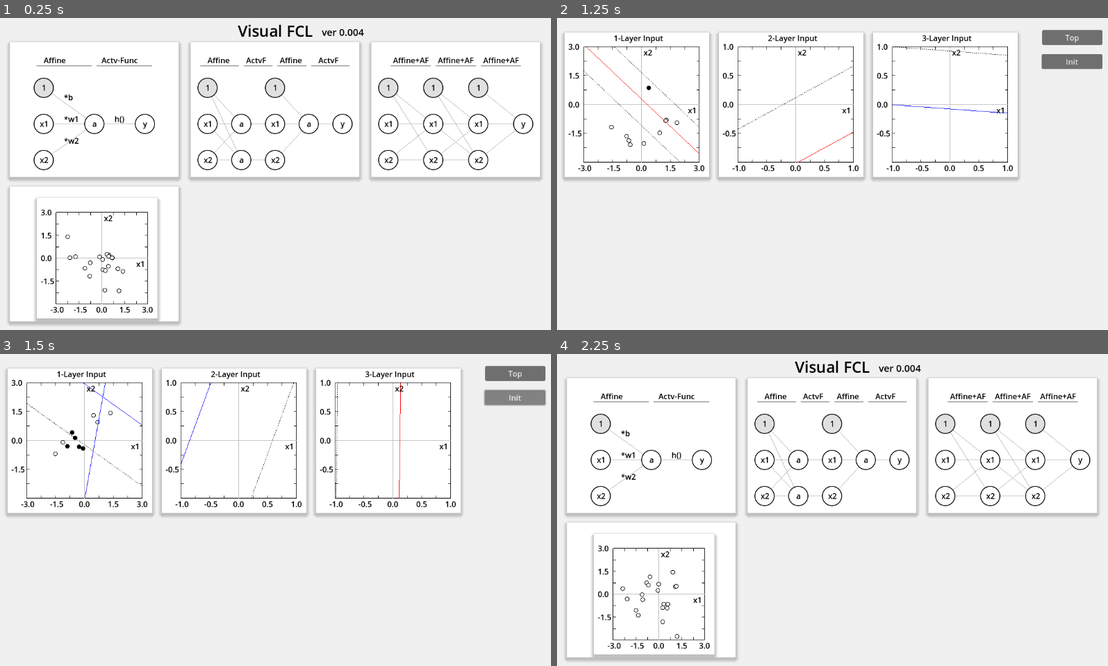
Above: before the commit, frames 1-4 (two rows, left to right).
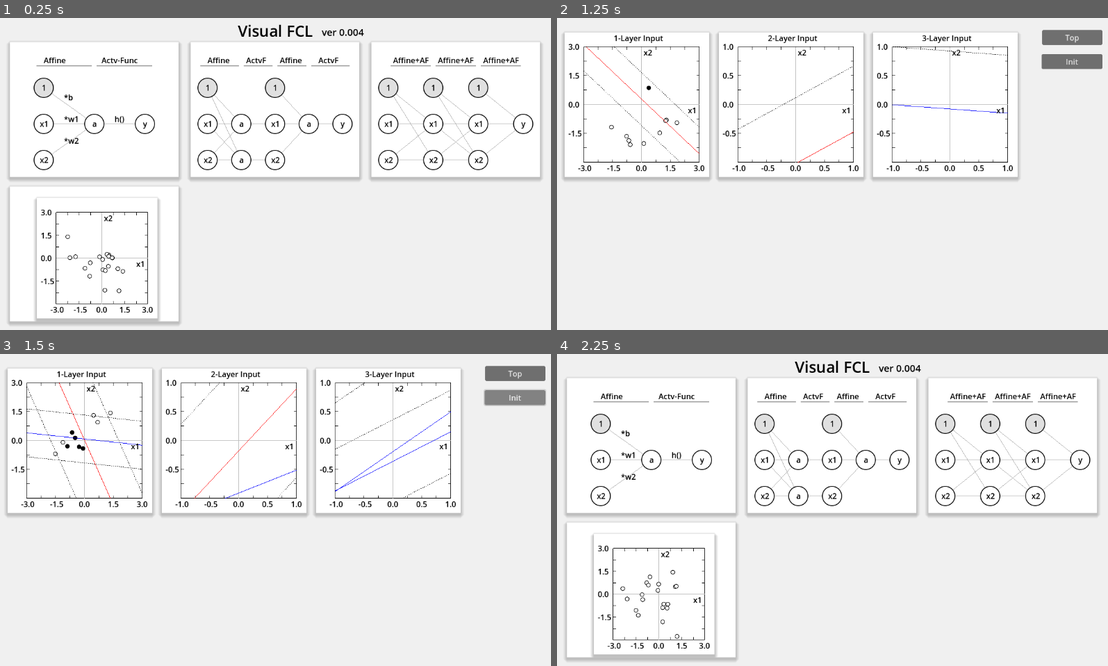
Above: after the commit, the same moments.

Repository: vivisuke/VisualFCL
Game: Godot game, scene res://top_scene.tscn
The game is run twice, just before and just after one commit, with the same random seed, the same clock (stepped at 60 frames per second) and the same inputs.
Inputs (mouse positions are in pixels of both pictures, inside the frame that each line leads up to):
- Up to frame 1 (0.25 s): no input
- Up to frame 2 (1.25 s): tap Enter at 0.5 s; move the mouse to (953, 158) at 0.52 s; click (953, 158) at 0.67 s
- Up to frame 3 (1.5 s): click "Init" at 1.25 s
- Up to frame 4 (2.25 s): click "Top" at 2 s

Frames 1-2 are identical in both runs. In frame 3, 0.9% of the frame differs, in the area x 4-82%, y 9-47%; in frame 4, nothing differs.

Commit message:
0099 ◎ C 06/30 06/30 0.004│問題│３層NN学習シーン：「Init」押下で分離線表示が更新されない

Diff:
--- a/VisualFCL/scripts/fc3layer_scene.gd
+++ b/VisualFCL/scripts/fc3layer_scene.gd
@@ -95,7 +95,7 @@
 		vec_graph_rect[i].to_plot_boolean = false
 	vec_layer.resize(N_LAYER)
 	for i in range(N_LAYER):
-		vec_layer[i] = FCLayer.new(N_NODE, N_NODE, AF_TANH, 1/sqrt(2.0))
+		vec_layer[i] = FCLayer.new(N_NODE, N_NODE, AF_TANH, 1/sqrt(2.0))	# Xavier
 	init()
 	#set_div_line()
 	pass # Replace with function body.
@@ -116,6 +116,7 @@
 	for k in range(N_LAYER):
 		var vv_weight = []
 		var layer = vec_layer[k]
+		layer.set_norm(1/sqrt(2.0))		# Xavier
 		for i in range(N_NODE):
 			var vw = layer.neuron_lst[i].vec_weight
 			vv_weight.push_back([vw[0], vw[1], vw[2]])
Not shown, changed: VisualFCL.spr
